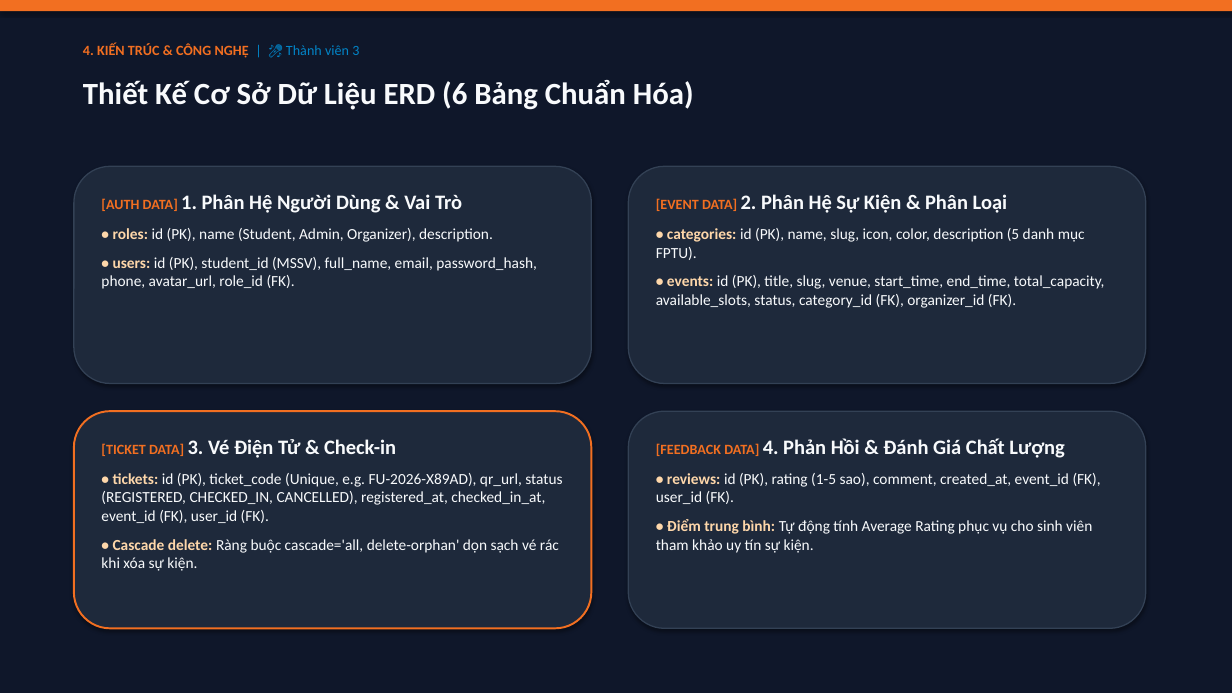
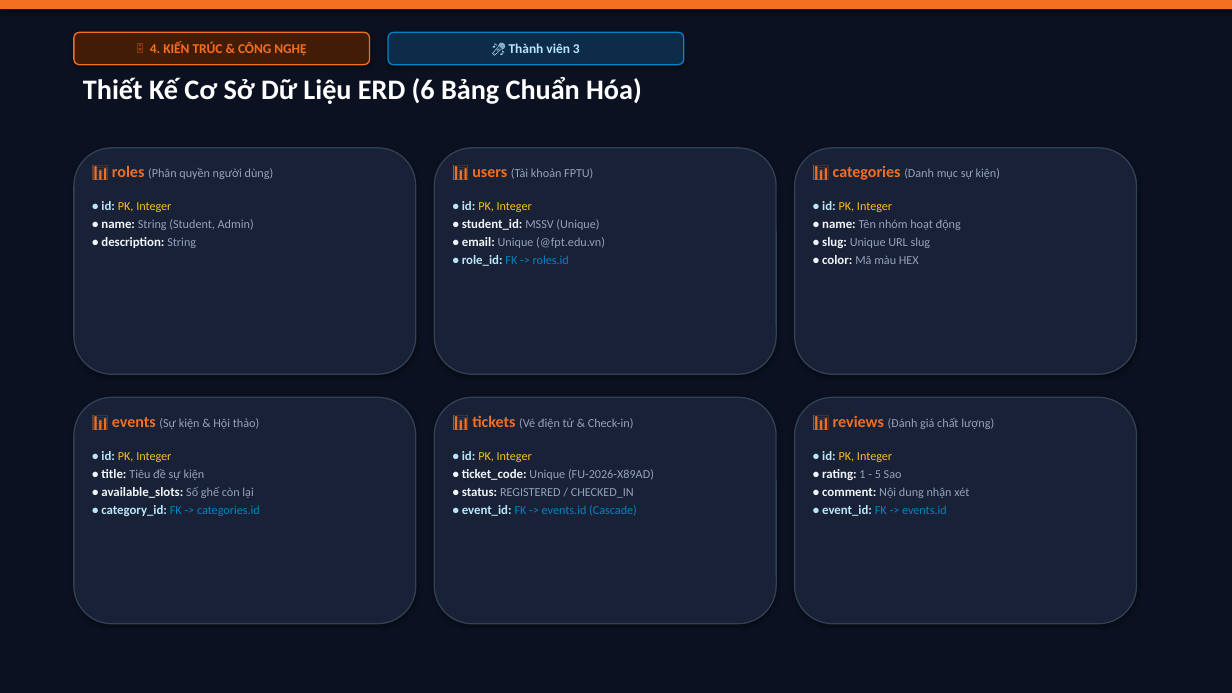
Before and after one commit to CongDung0506/FPTU-EventHub, a slide deck: slide 15 of SLIDE_THUYET_TRINH_FPTU_EVENTHUB.pptx. Drawn at 1232x693 pixels with LibreOffice and Linux fonts; fonts in the diff are those of the drawing. Boxes give left, top, right and bottom in pixels: in the first picture for what was removed or moved away, otherwise in the second. Text is boxed around its words. In the diff, an @@ line names an element or a change of style, - is before the commit and + after.

Commit message:
feat(slides): redesign presentation deck to Canva aesthetic with 26 high-impact slides, visual metric cards, embedded event photos, and battle boards

```diff
--- a/SLIDE_THUYET_TRINH_FPTU_EVENTHUB.pptx
+++ b/SLIDE_THUYET_TRINH_FPTU_EVENTHUB.pptx
@@ rectangle at box(0, 0, 1232, 693): fill #0F172A to #0B1120 @@
@@ rounded rectangle "🗄️ 4. KIẾN TRÚC & ...": place and size @@
-rounded rectangle "🗄️ 4. KIẾN TRÚC & ..." at box(83, 43, 359, 58)
+rounded rectangle "🗄️ 4. KIẾN TRÚC & ..." at box(74, 32, 370, 65)
@@ rounded rectangle "🗄️ 4. KIẾN TRÚC & ..." at box(74, 32, 370, 65): vertical alignment top to middle; fill none to #431C06; outline none to #F26F21 1 pt; shadow on @@
@@ text in rounded rectangle at box(150, 42, 306, 56): text changed; size 11 to 10.5 pt @@
-4. KIẾN TRÚC & CÔNG NGHỆ | 🎤 Thành viên 3
+🗄️ 4. KIẾN TRÚC & CÔNG NGHỆ
@@ rounded rectangle added at box(388, 32, 684, 65), fill #0C2C4A, outline #0284C7 1 pt, 10.5 pt, text #BAE6FD, bold @@
+🎤 Thành viên 3
@@ text "Thiết Kế Cơ Sở Dữ ..." at box(83, 77, 642, 104): size 24 to 22 pt, text colour #F8FAFC to #FFFFFF @@
@@ fill #1E293B to #182135 in 3 elements at box(795, 397, 1137, 624), box(795, 148, 1137, 374), box(74, 148, 416, 374) @@
@@ rounded rectangle: place and size @@
-rounded rectangle at box(74, 166, 592, 384)
+rounded rectangle at box(74, 148, 416, 374)
@@ rounded rectangle added at box(434, 148, 776, 374), fill #182135, outline #334155 1 pt @@
@@ rounded rectangle: place and size @@
-rounded rectangle at box(628, 166, 1146, 384)
+rounded rectangle at box(795, 148, 1137, 374)
@@ text at box(101, 165, 274, 248): text changed; size 12 to 9.5 pt; text colour #F8FAFC to #94A3B8 @@
-[AUTH DATA] 1. Phân Hệ Người Dùng & Vai Trò
-• roles: id (PK), name (Student, Admin, Organizer), description.
-• users: id (PK), student_id (MSSV), full_name, email, password_hash, phone, avatar_url, role_id (FK).
+📊 roles (Phân quyền người dùng)
+• id: PK, Integer
+• name: String (Student, Admin)
+• description: String
@@ text added at box(462, 168, 605, 266), 9.5 pt, text #94A3B8 @@
+📊 users (Tài khoản FPTU)
+• id: PK, Integer
+• student_id: MSSV (Unique)
+• email: Unique (@fpt.edu.vn)
+• role_id: FK -> roles.id
@@ text added at box(822, 166, 1000, 264), 9.5 pt, text #94A3B8 @@
+📊 categories (Danh mục sự kiện)
+• id: PK, Integer
+• name: Tên nhóm hoạt động
+• slug: Unique URL slug
+• color: Mã màu HEX
@@ text removed at box(656, 194, 1105, 308) @@
-[EVENT DATA] 2. Phân Hệ Sự Kiện & Phân Loại
-• categories: id (PK), name, slug, icon, color, description (5 danh mục FPTU).
-• events: id (PK), title, slug, venue, start_time, end_time, total_capacity, available_slots, status, category_id (FK), organizer_id (FK).
@@ rounded rectangle: place and size @@
-rounded rectangle at box(74, 411, 592, 628)
+rounded rectangle at box(74, 397, 416, 624)
@@ rounded rectangle at box(74, 397, 416, 624): fill #1E293B to #182135; outline #F26F21 1.5 pt to #334155 1 pt @@
@@ text added at box(101, 417, 260, 516), 9.5 pt, text #94A3B8 @@
+📊 events (Sự kiện & Hội thảo)
+• id: PK, Integer
+• title: Tiêu đề sự kiện
+• available_slots: Số ghế còn lại
+• category_id: FK -> categories.id
@@ rounded rectangle added at box(434, 397, 776, 624), fill #182135, outline #334155 1 pt @@
@@ text at box(462, 415, 654, 516): text changed; size 12 to 9.5 pt; text colour #F8FAFC to #94A3B8 @@
-[TICKET DATA] 3. Vé Điện Tử & Check-in
-• tickets: id (PK), ticket_code (Unique, e.g. FU-2026-X89AD), qr_url, status (REGISTERED, CHECKED_IN, CANCELLED), registered_at, checked_in_at, event_id (FK), user_id (FK).
-• Cascade delete: Ràng buộc cascade='all, delete-orphan' dọn sạch vé rác khi xóa sự kiện.
+📊 tickets (Vé điện tử & Check-in)
+• id: PK, Integer
+• ticket_code: Unique (FU-2026-X89AD)
+• status: REGISTERED / CHECKED_IN
+• event_id: FK -> events.id (Cascade)
@@ rounded rectangle: place and size @@
-rounded rectangle at box(628, 411, 1146, 628)
+rounded rectangle at box(795, 397, 1137, 624)
@@ text at box(822, 416, 994, 516): text changed; size 12 to 9.5 pt; text colour #F8FAFC to #94A3B8 @@
-[FEEDBACK DATA] 4. Phản Hồi & Đánh Giá Chất Lượng
-• reviews: id (PK), rating (1-5 sao), comment, created_at, event_id (FK), user_id (FK).
-• Điểm trung bình: Tự động tính Average Rating phục vụ cho sinh viên tham khảo uy tín sự kiện.
+📊 reviews (Đánh giá chất lượng)
+• id: PK, Integer
+• rating: 1 - 5 Sao
+• comment: Nội dung nhận xét
+• event_id: FK -> events.id
```
Also in this commit, not shown: 23 other slides changed, 2 slides added, 2 slides removed, 2 other files.
